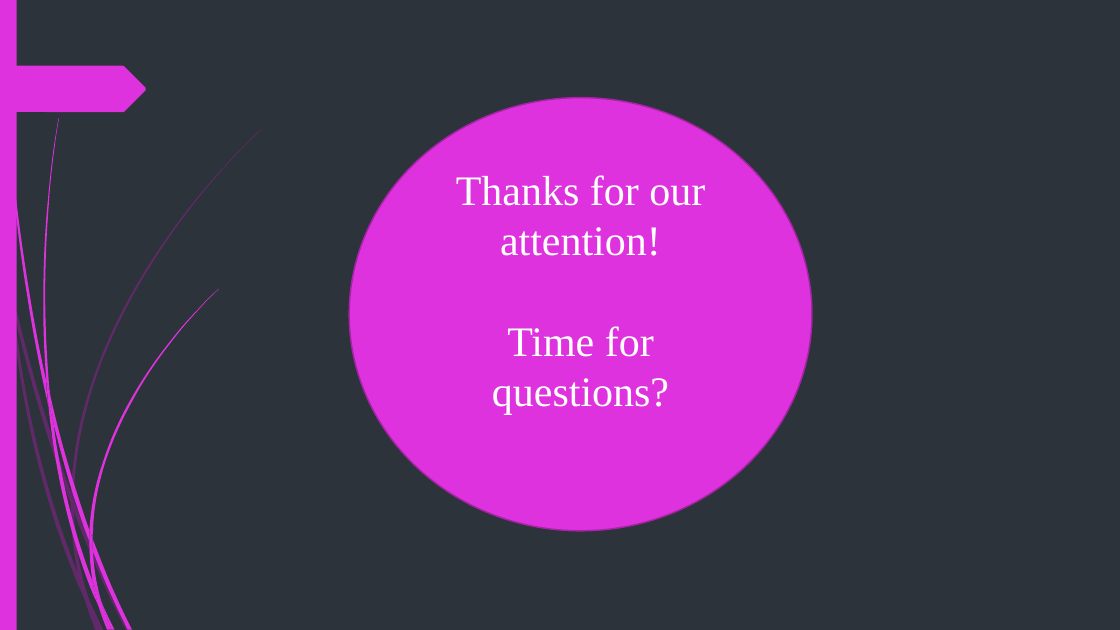
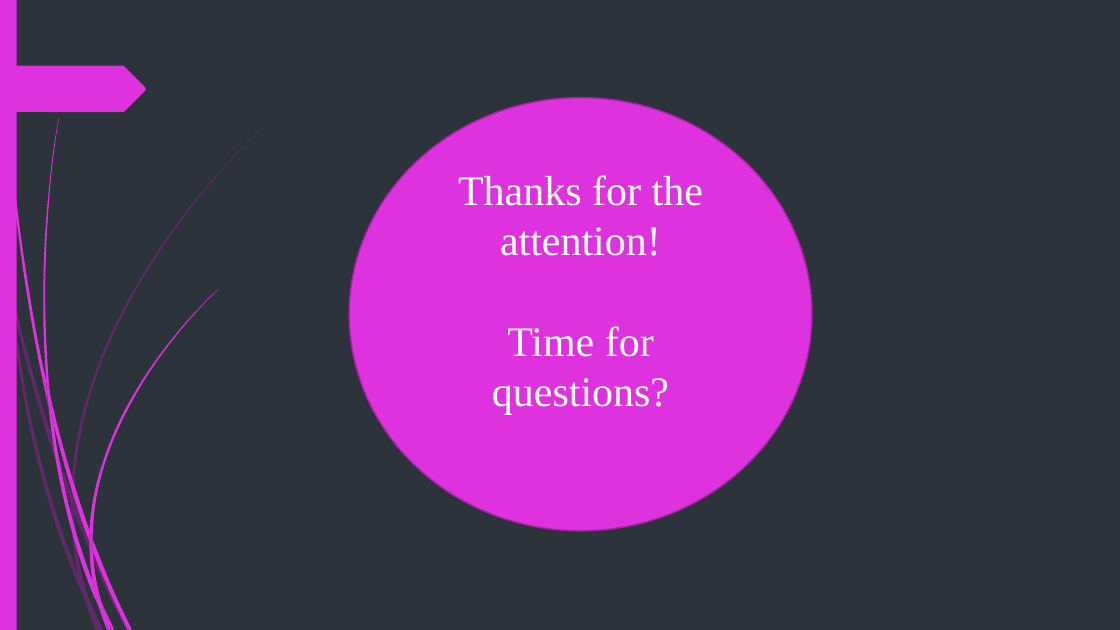
Before and after one commit to vgkavaldzhiev18/github-projects2, a slide deck: slide 6 of C++ STRING –.pptx. Drawn at 1120x630 pixels with LibreOffice and Linux fonts; fonts in the diff are those of the drawing. Boxes give left, top, right and bottom in pixels: in the first picture for what was removed or moved away, otherwise in the second. Text is boxed around its words. In the diff, an @@ line names an element or a change of style, - is before the commit and + after.

Commit message:
edited presentation

```diff
--- a/C++ STRING –.pptx
+++ b/C++ STRING –.pptx
@@ text in ellipse at (458,175,703,256): text changed @@
-Thanks for our attention!
+Thanks for the attention!
```
Also in this commit, not shown: 1 other slide changed.
